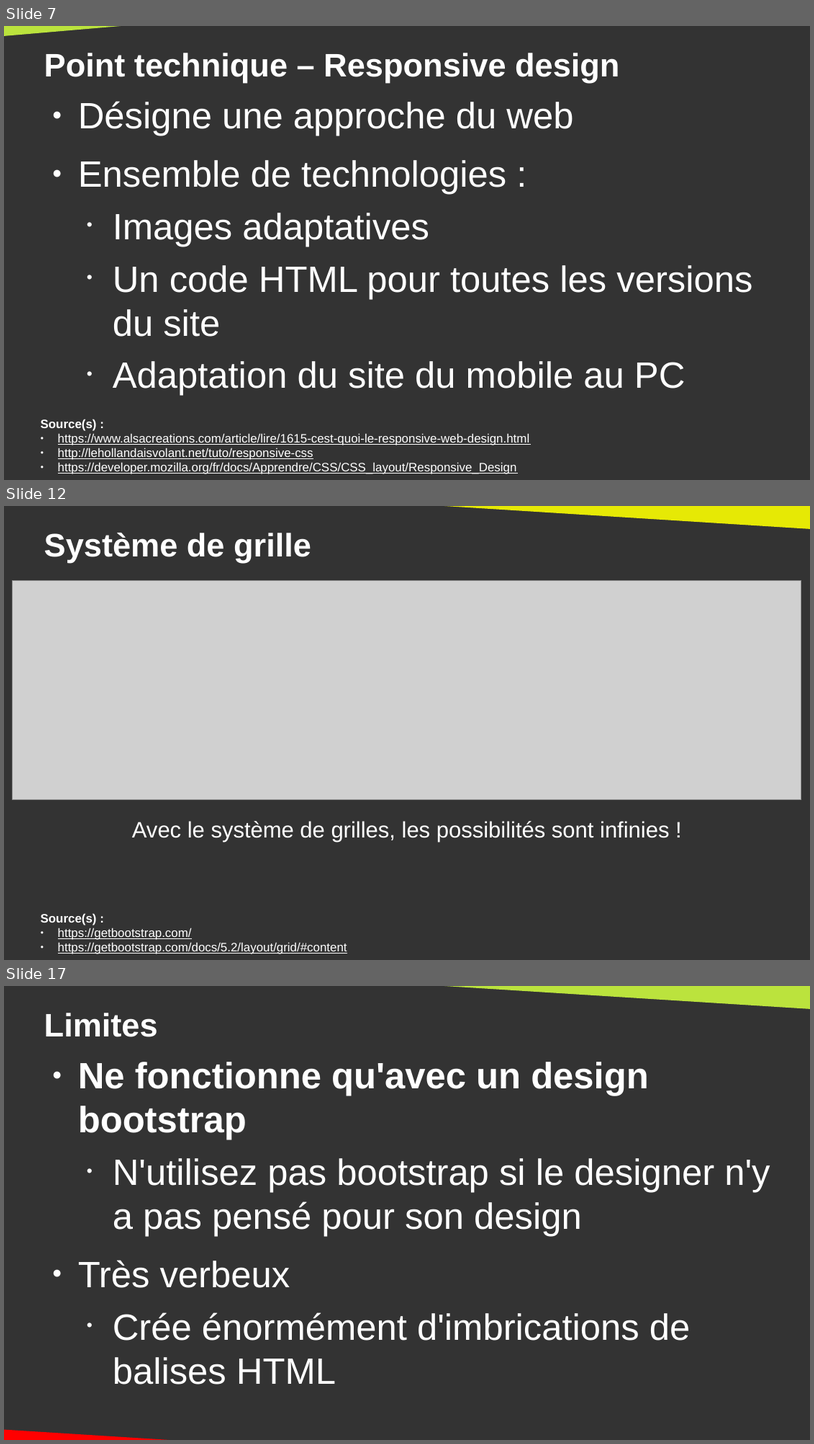
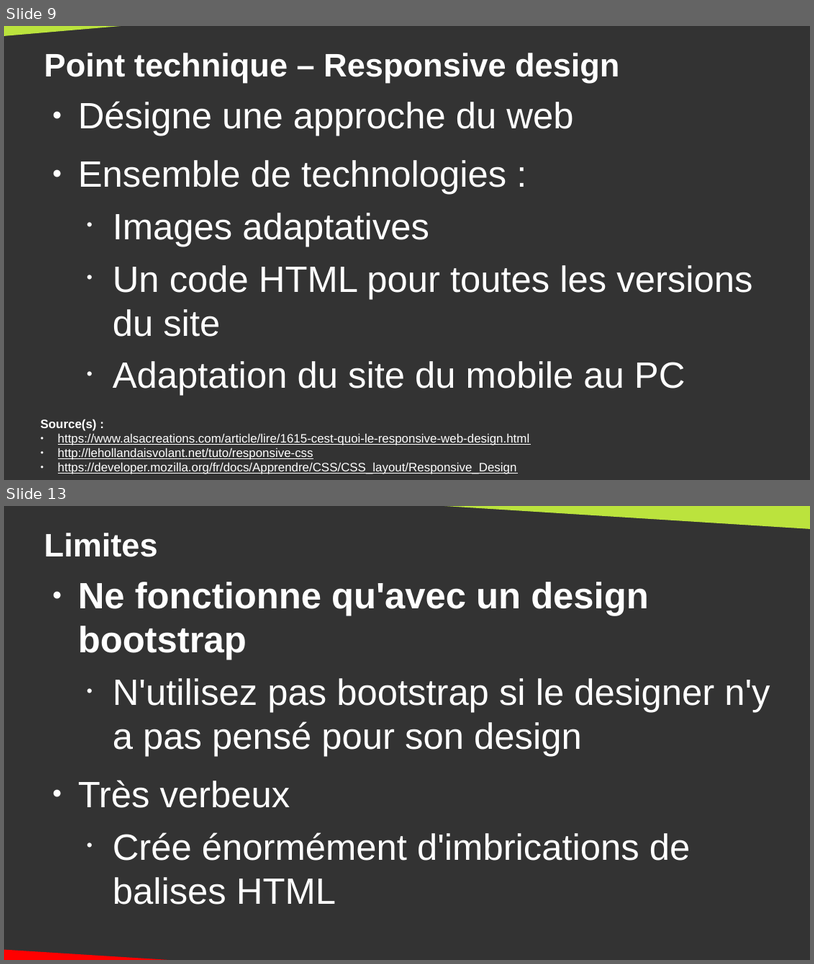
Before and after one commit to DanYellow/cours, a slide deck: integration-web-s2/cours-magistraux/numero-4/presentation.odp. Shown one above the other, each under a label of ours: slides 7, 12 and 17 before the commit, slides 9 and 13 after it; the slides between them are not shown. The pictures are 814x1444 and 814x964 pixels, drawn with LibreOffice and Linux fonts; fonts in the diff are those of the drawing; grey boxes stand for pictures. Boxes give left, top, right and bottom in pixels: in the first picture for what was removed or moved away, otherwise in the second. Text is boxed around its words. In the diff, an @@ line names an element or a change of style, - is before the commit and + after.

```diff
--- a/integration-web-s2/cours-magistraux/numero-4/presentation.odp
+++ b/integration-web-s2/cours-magistraux/numero-4/presentation.odp
@@ slide 12 removed at (4,506,810,960), background #333333 @@
@@ right triangle removed at (394,506,810,530) @@
@@ title removed at (44,533,311,562) @@
-Système de grille
@@ picture removed at (13,581,802,800) @@
@@ text removed at (132,821,669,842) @@
-Avec le système de grilles, les possibilités sont infinies !
@@ text removed at (41,913,347,954) @@
-Source(s) :
-● https://getbootstrap.com/
-● https://getbootstrap.com/docs/5.2/layout/grid/#content
@@ what was slide 7 is now slide 9 @@
@@ what was slide 17 is now slide 13 @@
```
Also in this commit, not shown: 3 slides changed, 6 slides added, 9 other slides removed, 46 other files.
